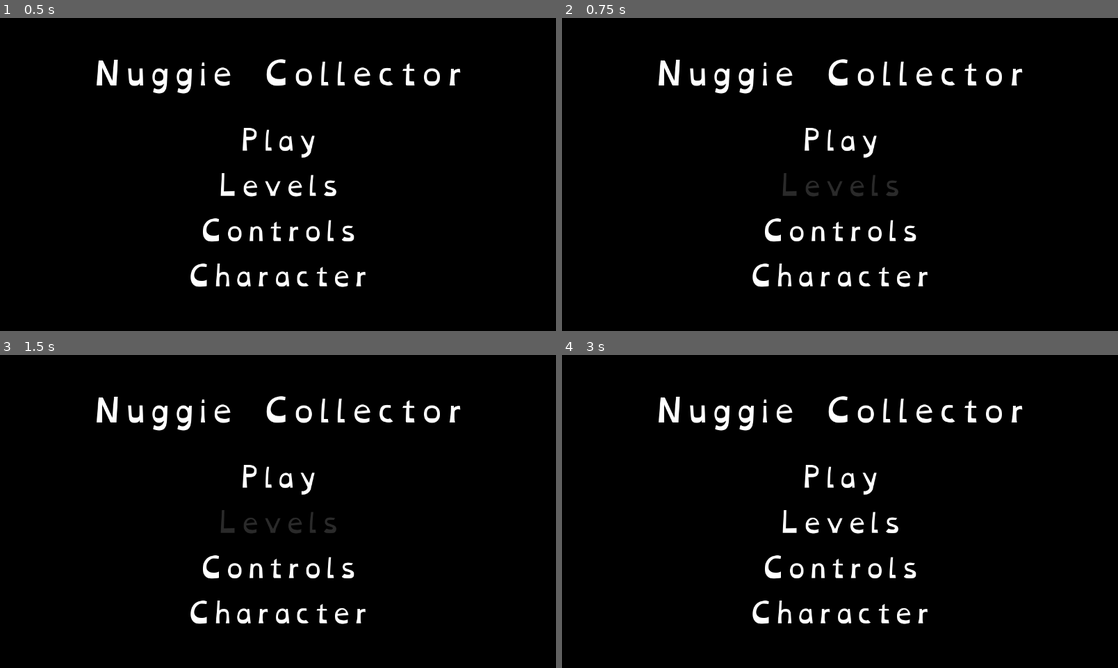
Above: before the commit, frames 1-4 (two rows, left to right).
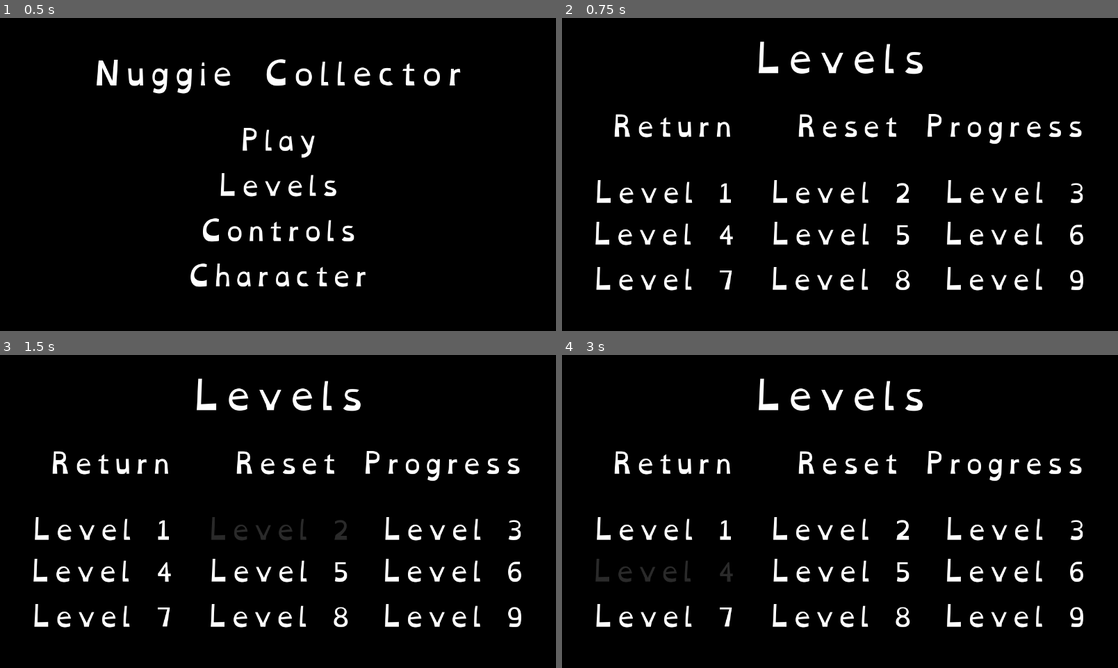
Above: after the commit, the same moments.

Repository: BesterCoder/nuggie-collector
Game: Godot game, scene res://menus/main/MainMenu.tscn
The game is run twice, just before and just after one commit, with the same random seed, the same clock (stepped at 60 frames per second) and the same inputs.
Inputs (mouse positions are in pixels of both pictures, inside the frame that each line leads up to):
- Up to frame 1 (0.5 s): no input
- Up to frame 2 (0.75 s): click "Levels" at 0.5 s
- Up to frame 3 (1.5 s): click (278, 530) at 1.25 s, where only the run after the commit has a clickable "Level 2"
- Up to frame 4 (3 s): click (1012, 530) at 2 s, where only the run after the commit has a clickable "Level 3"; click (662, 570) at 2.75 s, where only the run after the commit has a clickable "Level 4"

Frame 1 is identical in both runs. In frame 2, 8.5% of the frame differs, in the area x 6-94%, y 7-88%; in frame 3, 8.4%; in frame 4, 8.5%.
Error after the commit: Invalid get index '1' (on base: 'Array'). (res://autoload/Level.gd:24)

Commit message:
Added functionality to the level list menu
You can now select a level and reset progress

Diff:
--- a/autoload/Character.gd
+++ b/autoload/Character.gd
@@ -8,6 +8,14 @@
 var __health_points: int = 0
 var __damage_points: int = 0
 var __points_left: int = 0
+
+
+func reset():
+	__hp = 100
+	__damage = 1
+	__health_points = 0
+	__damage_points = 0
+	__points_left= 0
 
 
 func get_hp() -> int:
--- a/autoload/Level.gd
+++ b/autoload/Level.gd
@@ -8,6 +8,13 @@
 
 var __level_count = len(__level_list)
 var __current_level: int = 1
+
+
+func reset():
+	__current_level = 1
+	for level in __level_list:
+		level[1] = false
+
 
 func get_current_level() -> int:
 	return __current_level
--- a/autoload/SceneLoader.gd
+++ b/autoload/SceneLoader.gd
@@ -20,6 +20,9 @@
 
 func load_character_menu():
 	load_scene("res://menus/character/CharacterMenu.tscn")
+
+func load_level_menu():
+	load_scene("res://menus/level/LevelList.tscn")
 
 func load_level_complete():
 	load_scene("res://menus/level/LevelComplete.tscn")
--- /dev/null
+++ b/menus/level/LevelList.gd
@@ -0,0 +1,56 @@
+extends Control
+
+
+func _ready():
+	# TOOD: show only the completed levels
+	pass
+
+func _load_level(level: int):
+	Level.set_level(level)
+	SceneLoader.load_scene(Level.get_current_scene())
+
+
+func _on_return_pressed():
+	SceneLoader.load_previous_scene()
+
+
+func _on_reset_progress_pressed():
+	Level.reset()
+	Character.reset()
+	# TODO: reset speedrun timer
+
+
+func _on_level1_pressed():
+	_load_level(1)
+
+
+func _on_level2_pressed():
+	_load_level(2)
+
+
+func _on_level3_pressed():
+	_load_level(3)
+
+
+func _on_level4_pressed():
+	_load_level(4)
+
+
+func _on_level5_pressed():
+	_load_level(5)
+
+
+func _on_level6_pressed():
+	_load_level(6)
+
+
+func _on_level7_pressed():
+	_load_level(7)
+
+
+func _on_level8_pressed():
+	_load_level(8)
+
+
+func _on_level9_pressed():
+	_load_level(9)
--- a/menus/level/LevelList.tscn
+++ b/menus/level/LevelList.tscn
@@ -1,6 +1,7 @@
-[gd_scene load_steps=4 format=2]
+[gd_scene load_steps=5 format=2]
 
 [ext_resource path="res://assets/fonts/OpenDyslexic-Regular.ttf" type="DynamicFontData" id=1]
+[ext_resource path="res://menus/level/LevelList.gd" type="Script" id=2]
 
 [sub_resource type="DynamicFont" id=1]
 size = 85
@@ -13,6 +14,7 @@
 [node name="LevelList" type="Control"]
 anchor_right = 1.0
 anchor_bottom = 1.0
+script = ExtResource( 2 )
 __meta__ = {
 "_edit_use_anchors_": false
 }
@@ -222,3 +224,14 @@
 __meta__ = {
 "_edit_use_anchors_": false
 }
+[connection signal="pressed" from="Return" to="." method="_on_return_pressed"]
+[connection signal="pressed" from="ResetProgress" to="." method="_on_reset_progress_pressed"]
+[connection signal="pressed" from="Level1" to="." method="_on_level1_pressed"]
+[connection signal="pressed" from="Level2" to="." method="_on_level2_pressed"]
+[connection signal="pressed" from="Level3" to="." method="_on_level3_pressed"]
+[connection signal="pressed" from="Level4" to="." method="_on_level4_pressed"]
+[connection signal="pressed" from="Level5" to="." method="_on_level5_pressed"]
+[connection signal="pressed" from="Level6" to="." method="_on_level6_pressed"]
+[connection signal="pressed" from="Level7" to="." method="_on_level7_pressed"]
+[connection signal="pressed" from="Level8" to="." method="_on_level8_pressed"]
+[connection signal="pressed" from="Level9" to="." method="_on_level9_pressed"]
--- a/menus/main/MainMenu.gd
+++ b/menus/main/MainMenu.gd
@@ -7,3 +7,7 @@
 
 func _on_character_pressed():
 	SceneLoader.load_character_menu()
+
+
+func _on_levels_pressed():
+	SceneLoader.load_level_menu()
--- a/menus/main/MainMenu.tscn
+++ b/menus/main/MainMenu.tscn
@@ -107,3 +107,4 @@
 }
 [connection signal="pressed" from="Play" to="." method="_on_play_pressed"]
 [connection signal="pressed" from="Character" to="." method="_on_character_pressed"]
+[connection signal="pressed" from="Levels" to="." method="_on_levels_pressed"]
